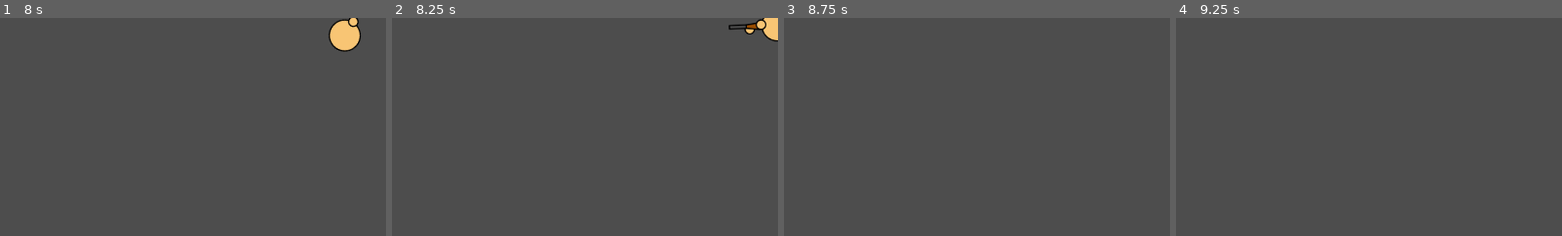
Above: before the commit, frames 1-4 (left to right).
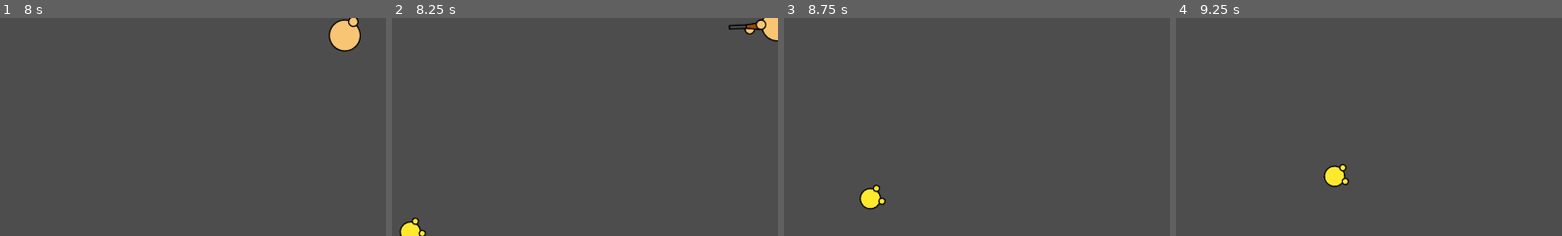
Above: after the commit, the same moments.

Repository: harveythomas0/Shooter
Game: Godot game, scene res://ui/menus/main_menu.tscn
The game is run twice, just before and just after one commit, with the same random seed, the same clock (stepped at 60 frames per second) and the same inputs.
Inputs (mouse positions are % of the whole screen's width and height, from its top left):
- Up to frame 1 (8 s): click (30, 59) at 0.5 s; tap Enter at 1.25 s; move the mouse to (72, 45) at 1.27 s; press the mouse at (72, 45) at 1.28 s; hold D (right) 1.28-2.03 s; move the mouse to (30, 55) at 2.02 s; release the mouse at (30, 55) at 2.03 s; hold S (down) 2.03-2.78 s; click (30, 55) at 2.1 s; move the mouse to (60, 28) at 2.77 s; press the mouse at (60, 28) at 2.78 s; hold D (right) 2.78-3.53 s; move the mouse to (45, 70) at 3.52 s; release the mouse at (45, 70) at 3.53 s; hold W (up) 3.53-4.28 s; click (45, 70) at 3.6 s; move the mouse to (80, 65) at 4.27 s; press the mouse at (80, 65) at 4.28 s; hold A (left) 4.28-5.78 s; move the mouse to (20, 35) at 5.02 s; release the mouse at (20, 35) at 5.03 s; click (20, 35) at 5.1 s; move the mouse to (55, 50) at 5.77 s; press the mouse at (55, 50) at 5.78 s; hold S (down) 5.78-6.53 s; move the mouse to (35, 25) at 6.52 s; release the mouse at (35, 25) at 6.53 s; hold D (right) 6.53-7.28 s; click (35, 25) at 6.6 s; move the mouse to (72, 45) at 7.27 s; press the mouse at (72, 45) at 7.28 s; hold W (up) from 7.28 s (still down)
- Up to frame 2 (8.25 s): move the mouse to (30, 55) at 8.02 s; release W (up) at 8.03 s; release the mouse at (30, 55) at 8.03 s; hold D (right) from 8.03 s (still down); click (30, 55) at 8.1 s
- Up to frame 3 (8.75 s): keep holding D (right)
- Up to frame 4 (9.25 s): move the mouse to (60, 28) at 8.77 s; release D (right) at 8.78 s; press the mouse at (60, 28) at 8.78 s; hold S (down) from 8.78 s (still down)
The pictures show only the part of the screen within x 25-75%, y 50-100%; the shares and areas given below are measured in that part.

Frame 1 is identical in both runs. In frame 2, 0.4% of the frame differs, in the area x 2-9%, y 91-100%; in frame 3, 0.5%, in the area x 19-27%, y 76-88%; in frame 4, 0.5%.

Commit message:
refactor: player_has_shot signal back, loosening component connections

Diff:
--- /dev/null
+++ b/bullets & projectiles/bullet_manager.gd
@@ -0,0 +1,6 @@
+extends Node2D
+
+
+func handle_bullets(bullets):
+	for bullet in bullets:
+		add_child(bullet)
--- a/enemies/enemy.gd
+++ b/enemies/enemy.gd
@@ -7,9 +7,13 @@
 @export var attack_damage: float
 
 @onready var animated_sprite: AnimatedSprite2D = $AnimatedSprite2D
-@onready var player: Player = $/root/Game/Player
+@onready var player: Player
 
 var health: float
+
+
+func init(_player: Player):
+	player = _player
 
 
 func _ready():
--- a/enemies/enemy_manager.gd
+++ b/enemies/enemy_manager.gd
@@ -9,20 +9,27 @@
 @onready var slow_fists_enemy: PackedScene = preload("res://enemies/fists_enemies/slow_fists_enemy.tscn")
 
 @onready var wave_scene: PackedScene = preload("res://enemies/wave/wave.tscn")
-@onready var wave: Wave = wave_scene.instantiate()
+@onready var wave: Wave
 
 
 func _ready():
-	add_child(wave)
-
-	wave.init(
-		10,
+	var new_wave: Wave = wave_scene.instantiate()
+	new_wave.init(
+		50,
 		{
 			fists_enemy: 0.5,
 			quick_fists_enemy: 0.35,
 			slow_fists_enemy: 0.15
 		},
-		2,
+		1.5,
 		1500,
 		player
 	)
+	change_wave(new_wave)
+
+
+func change_wave(new_wave: Wave):
+	if wave != null:
+		wave.queue_free()
+	wave = new_wave
+	add_child(wave)
--- a/enemies/wave/wave.gd
+++ b/enemies/wave/wave.gd
@@ -55,7 +55,9 @@
 
 	for enemy: PackedScene in enemy_to_cumulative_spawn_prob.keys():
 		if random_num <= enemy_to_cumulative_spawn_prob[enemy]:
-			return enemy.instantiate()
+			var new_enemy: Enemy = enemy.instantiate()
+			new_enemy.init(player)
+			return new_enemy
 
 	return null
 
--- a/game.tscn
+++ b/game.tscn
@@ -1,18 +1,9 @@
 [gd_scene load_steps=5 format=3 uid="uid://d1cf3404l36ml"]
 
 [ext_resource type="PackedScene" uid="uid://dbf5ws1ldxhp8" path="res://player/player.tscn" id="1_tmcsx"]
+[ext_resource type="Script" path="res://bullets & projectiles/bullet_manager.gd" id="2_ap0qq"]
 [ext_resource type="Script" path="res://enemies/enemy_manager.gd" id="3_7en6h"]
 [ext_resource type="PackedScene" uid="uid://cbpev7dsjrvin" path="res://ui/hud/health_bar.tscn" id="4_shoot"]
-
-[sub_resource type="GDScript" id="GDScript_vpylr"]
-script/source = "extends Node2D
-
-
-func handle_bullet_spawn(bullet: Bullet, position: Vector2, rotation: float) -> void:
-	bullet.global_position = position
-	bullet.rotation = rotation
-	add_child(bullet)
-"
 
 [node name="Game" type="Node2D"]
 
@@ -20,7 +11,7 @@
 position = Vector2(575, 335)
 
 [node name="BulletManager" type="Node2D" parent="."]
-script = SubResource("GDScript_vpylr")
+script = ExtResource("2_ap0qq")
 
 [node name="EnemyManager" type="Node2D" parent="."]
 script = ExtResource("3_7en6h")
@@ -35,3 +26,4 @@
 scale = Vector2(1.5, 1.5)
 
 [connection signal="health_changed" from="Player" to="CanvasLayer/HealthBar" method="handle_health_changed"]
+[connection signal="player_has_shot" from="Player" to="BulletManager" method="handle_bullets"]
--- a/guns/gun.gd
+++ b/guns/gun.gd
@@ -27,20 +27,24 @@
 	end_of_gun = _end_of_gun
 
 
-func shoot(position: Vector2, rotation: float, bullet: PackedScene, bullet_manager: Node2D, attack_cooldown: Timer,
-		animated_sprite: AnimatedSprite2D) -> void:
+func shoot(player_position: Vector2, rotation: float, bullet: PackedScene, attack_cooldown: Timer,
+		animated_sprite: AnimatedSprite2D) -> Array:
 	if not attack_cooldown.is_stopped():
-		return
+		return []
+
+	var bullets: Array = []
 
 	for i in range(bullet_number):
 		var new_bullet: Bullet = bullet.instantiate()
-		new_bullet.init(position + end_of_gun.rotated(rotation), rotation, bullet_speed, bullet_damage, bullet_kill_time)
+		new_bullet.init(player_position + end_of_gun.rotated(rotation), rotation, bullet_speed, bullet_damage, bullet_kill_time)
 		apply_spread(new_bullet)
-		bullet_manager.add_child(new_bullet)
+		bullets.append(new_bullet)
 
 	attack_cooldown.start(1 / fire_rate)
 
 	animated_sprite.play(shoot_anim_name)
+
+	return bullets
 
 
 func apply_spread(bullet: Bullet) -> void:
--- a/player/player.gd
+++ b/player/player.gd
@@ -2,6 +2,7 @@
 extends CharacterBody2D
 
 
+signal player_has_shot(bullets: Array)
 signal health_changed(new_health: float)
 
 @export var speed: float
@@ -9,7 +10,6 @@
 
 @onready var attack_cooldown: Timer = $AttackCooldown
 @onready var animated_sprite: AnimatedSprite2D = $AnimatedSprite2D
-@onready var bullet_manager: Node2D = get_parent().get_node("BulletManager")
 @onready var bullet: PackedScene = preload("res://bullets & projectiles/bullet.tscn")
 
 @onready var arsenal = Guns.new()
@@ -42,7 +42,10 @@
 
 
 func shoot():
-	gun.shoot(position, rotation, bullet, bullet_manager, attack_cooldown, animated_sprite)
+	emit_signal(
+		"player_has_shot",
+		gun.shoot(position, rotation, bullet, attack_cooldown, animated_sprite)
+	)
 
 
 func _on_animation_finished():
